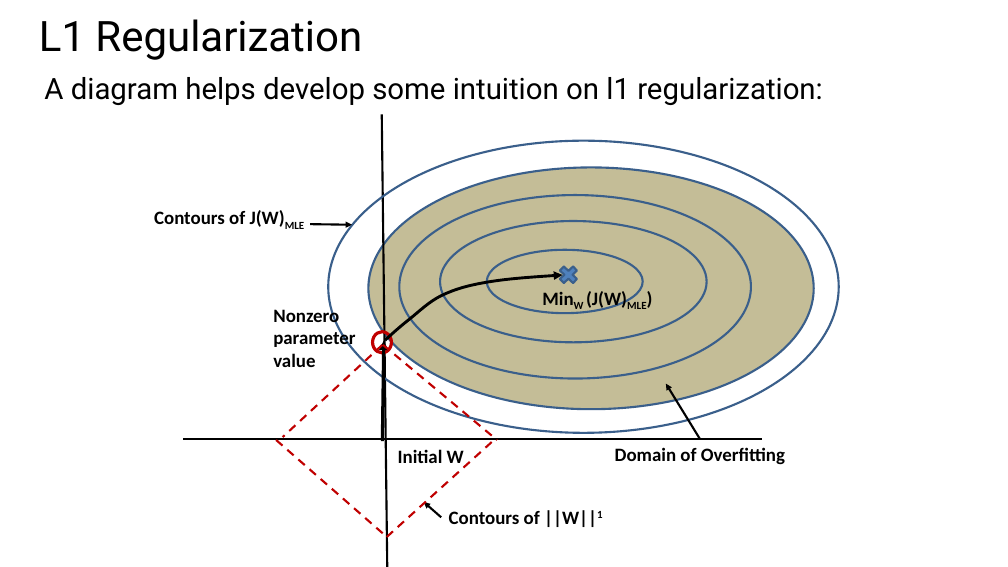
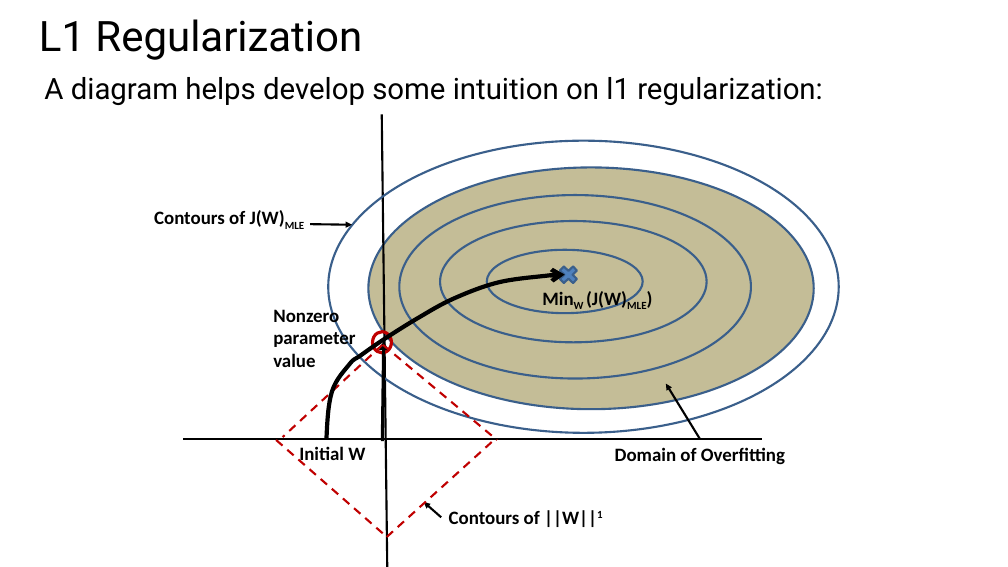
Before and after one commit to StephenElston/CSCI-E25, a slide deck: slide 48 of SupplementaryMaterial/RegularizatioinAndOptimization.pptx. Drawn at 1008x567 pixels with LibreOffice and Linux fonts; fonts in the diff are those of the drawing. Boxes give left, top, right and bottom in pixels: in the first picture for what was removed or moved away, otherwise in the second. Text is boxed around its words. In the diff, an @@ line names an element or a change of style, - is before the commit and + after.

```diff
--- a/SupplementaryMaterial/RegularizatioinAndOptimization.pptx
+++ b/SupplementaryMaterial/RegularizatioinAndOptimization.pptx
@@ freeform shape added at bbox=[327, 274, 565, 439], outline #000000 4 pt @@
@@ freeform shape removed at bbox=[385, 275, 563, 340] @@
@@ text "Initial W": place and size @@
-text "Initial W" at bbox=[398, 449, 464, 468]
+text "Initial W" at bbox=[299, 446, 365, 465]
```
Also in this commit, not shown: 1 other slide changed.
